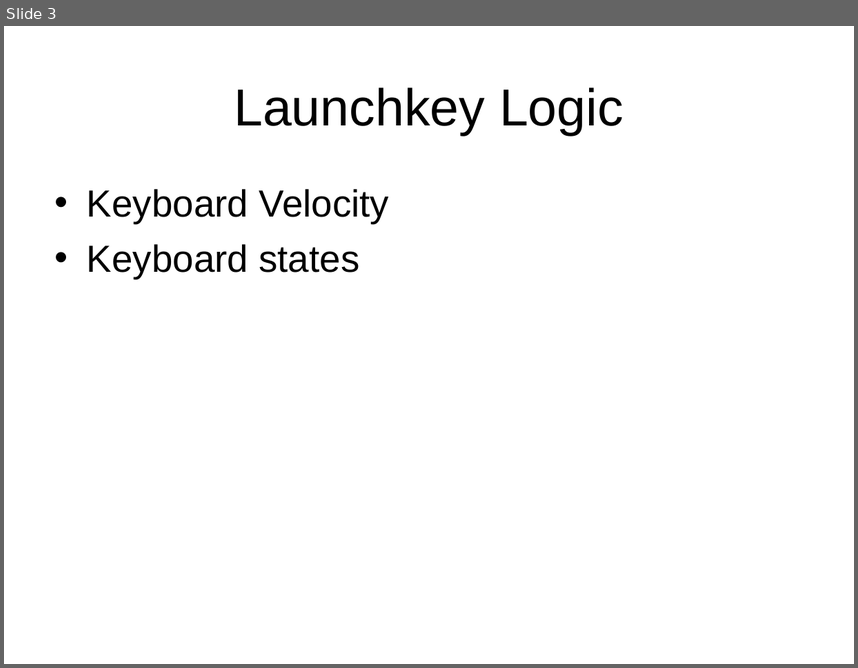
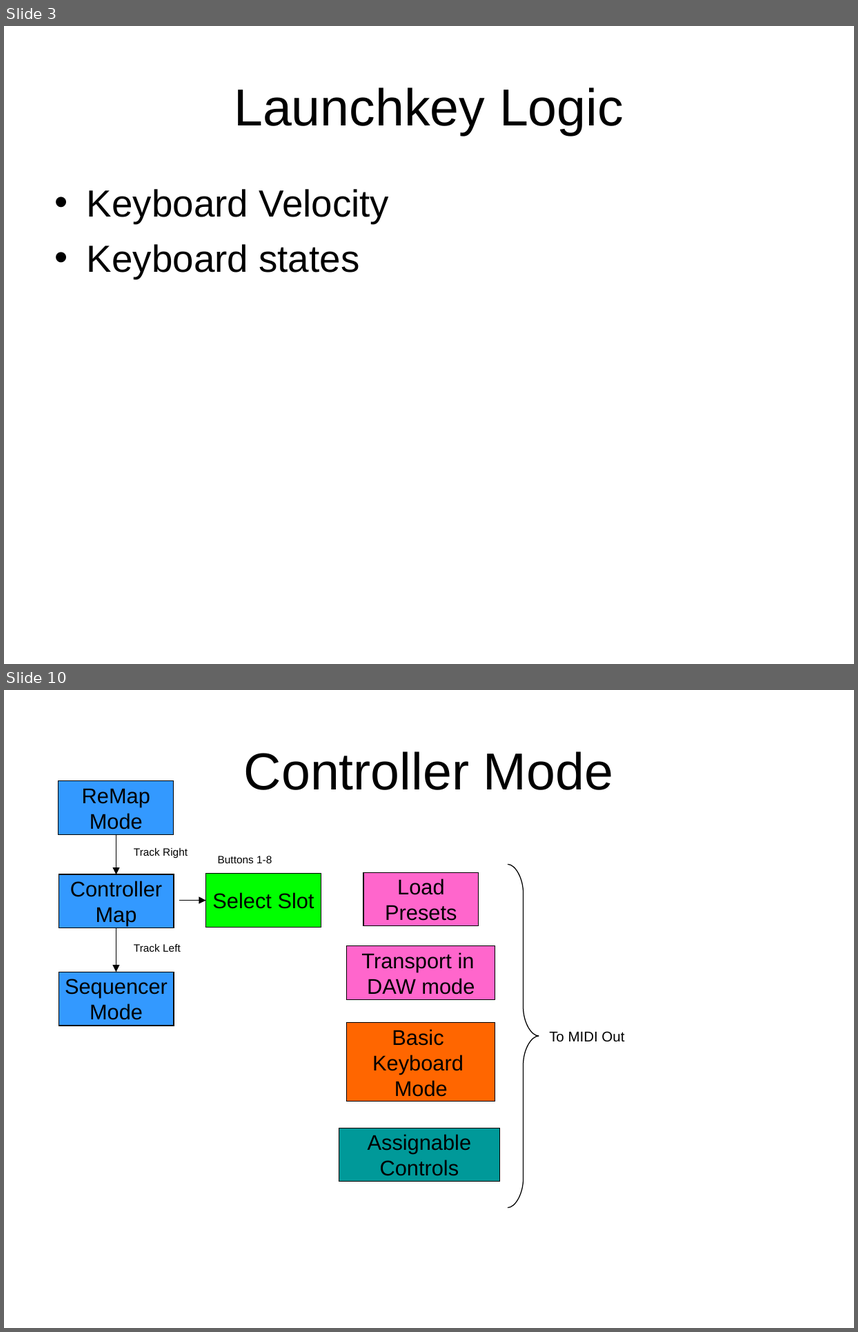
Before and after one commit to AdrianGin/pic-source, a slide deck: NovationLaunchkey/res/TechDiagram.ppt. Shown one above the other, each under a label of ours: slide 3 before the commit, slides 3 and 10 after it; the slides between them are not shown. The pictures are 858x668 and 858x1332 pixels, drawn with LibreOffice and Linux fonts; fonts in the diff are those of the drawing. Boxes give left, top, right and bottom in pixels: in the first picture for what was removed or moved away, otherwise in the second. Text is boxed around its words. In the diff, an @@ line names an element or a change of style, - is before the commit and + after.

```diff
--- a/NovationLaunchkey/res/TechDiagram.ppt
+++ b/NovationLaunchkey/res/TechDiagram.ppt
@@ slide 10 added at (4, 690, 854, 1328), background #FFFFFF @@
@@ title added at (244, 751, 613, 790), 44 pt, text #000000 @@
+Controller Mode
@@ rectangle added at (59, 781, 173, 834), fill #3399FF, outline #000000 0.74 pt, 18 pt, text #000000 @@
+ReMap
+Mode
@@ elbow arrow added from (116, 834) to (116, 874), #000000 0.74 pt @@
@@ text added at (134, 847, 188, 858), 9 pt, text #000000 @@
+Track Right
@@ rectangle added at (59, 874, 173, 928), fill #3399FF, outline #000000 0.74 pt, 18 pt, text #000000 @@
+Controller
+Map
@@ rectangle added at (206, 874, 321, 927), fill #00FF00, outline #000000 0.74 pt, 18 pt, text #000000 @@
+Select Slot
@@ text added at (218, 856, 272, 863), 9 pt, text #000000 @@
+Buttons 1-8
@@ rectangle added at (363, 872, 478, 925), fill #FF66CC, outline #000000 0.74 pt, 18 pt, text #000000 @@
+Load
+Presets
@@ freeform shape added at (508, 865, 539, 1208), outline #000000 0.74 pt @@
@@ elbow arrow added from (179, 900) to (206, 900), #000000 0.74 pt @@
@@ elbow arrow added from (116, 928) to (116, 972), #000000 0.74 pt @@
@@ text added at (134, 943, 181, 952), 9 pt, text #000000 @@
+Track Left
@@ rectangle added at (346, 946, 495, 999), fill #FF66CC, outline #000000 0.74 pt, 18 pt, text #000000 @@
+Transport in
+DAW mode
@@ rectangle added at (59, 972, 173, 1025), fill #3399FF, outline #000000 0.74 pt, 18 pt, text #000000 @@
+Sequencer
+Mode
@@ rectangle added at (346, 1023, 495, 1101), fill #FF6600, outline #000000 0.74 pt, 18 pt, text #000000 @@
+Basic
+Keyboard
+Mode
@@ text added at (549, 1031, 624, 1042), 12 pt, text #000000 @@
+To MIDI Out
@@ rectangle added at (339, 1127, 499, 1181), fill #009999, outline #000000 0.74 pt, 18 pt, text #000000 @@
+Assignable
+Controls
```
Also in this commit, not shown: 1 slide changed, 4 other slides added, 5 other files.
